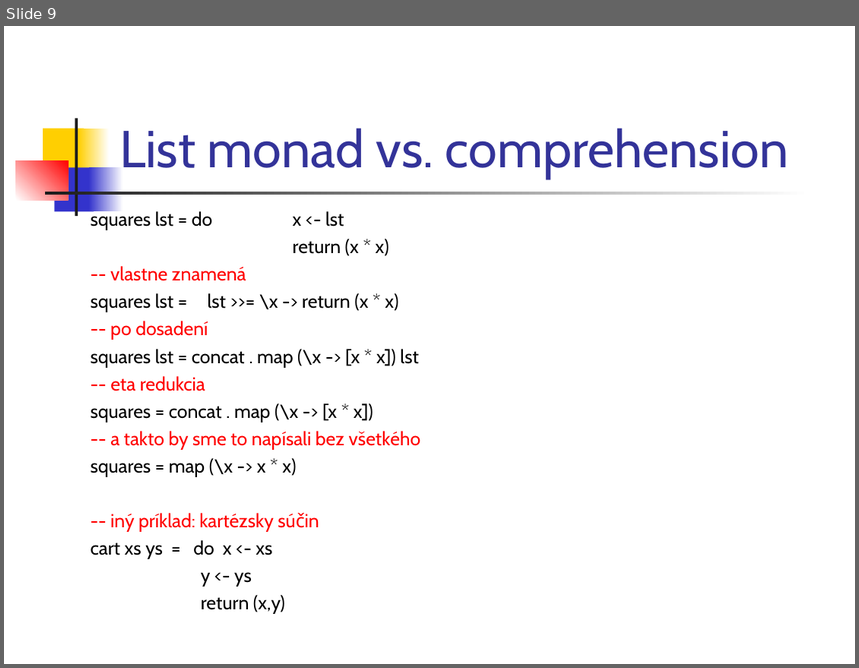
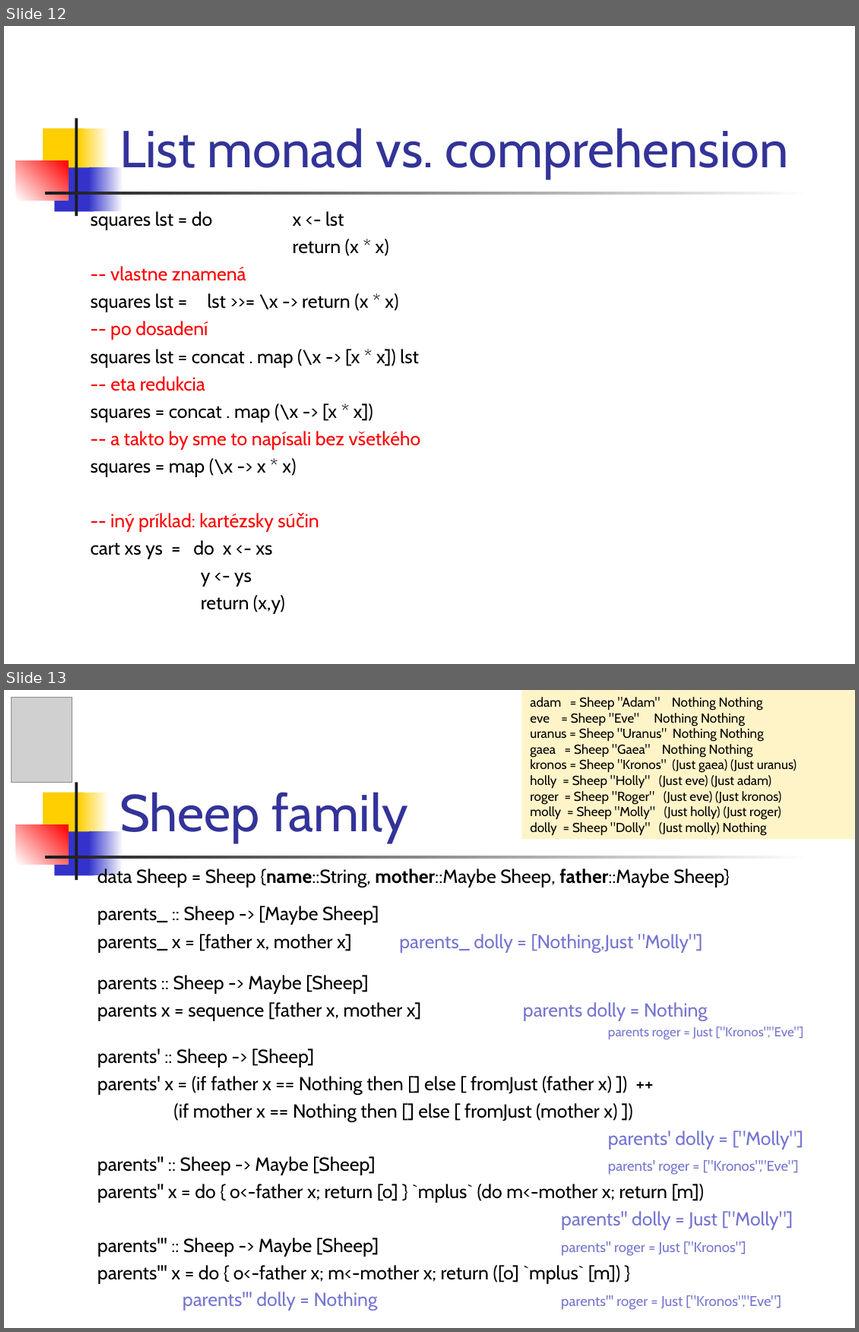
Before and after one commit to Funkcionalne/Prednasky, a slide deck: 12/12_fpro.ppt. Shown one above the other, each under a label of ours: slide 9 before the commit, slides 12 and 13 after it. The pictures are 859x668 and 859x1332 pixels, drawn with LibreOffice and Linux fonts; fonts in the diff are those of the drawing; grey boxes stand for pictures. Boxes give left, top, right and bottom in pixels: in the first picture for what was removed or moved away, otherwise in the second. Text is boxed around its words. In the diff, an @@ line names an element or a change of style, - is before the commit and + after.

```diff
--- a/12/12_fpro.ppt
+++ b/12/12_fpro.ppt
@@ slide 13 added at (4,690,855,1328), background #FFFFFF; not listed: 7 template elements that a slide beside it also shows @@
@@ picture added at (11,697,72,782) @@
@@ rectangle added at (522,690,855,839), fill #FFF4C8, 11 pt, text #000000 @@
+adam = Sheep "Adam" Nothing Nothing
+eve = Sheep "Eve" Nothing Nothing
+uranus = Sheep "Uranus" Nothing Nothing
+gaea = Sheep "Gaea" Nothing Nothing
+kronos = Sheep "Kronos" (Just gaea) (Just uranus)
+holly = Sheep "Holly" (Just eve) (Just adam)
+roger = Sheep "Roger" (Just eve) (Just kronos)
+molly = Sheep "Molly" (Just holly) (Just roger)
+dolly = Sheep "Dolly" (Just molly) Nothing
@@ title added at (120,792,408,843), 44 pt, text #333399 @@
+Sheep family
@@ text added at (97,867,804,1310), 16 pt, text #000000 @@
+data Sheep = Sheep {name::String, mother::Maybe Sheep, father::Maybe Sheep}
+parents_ :: Sheep -> [Maybe Sheep]
+parents_ x = [father x, mother x] parents_ dolly = [Nothing,Just "Molly"]
+parents :: Sheep -> Maybe [Sheep]
+parents x = sequence [father x, mother x] parents dolly = Nothing
+parents roger = Just ["Kronos","Eve"]
+parents' :: Sheep -> [Sheep]
+parents' x = (if father x == Nothing then [] else [ fromJust (father x) ]) ++
+(if mother x == Nothing then [] else [ fromJust (mother x) ])
+parents' dolly = ["Molly"]
+parents'' :: Sheep -> Maybe [Sheep] parents' roger = ["Kronos","Eve"]
+parents'' x = do { o<-father x; return [o] } `mplus` (do m<-mother x; return [m])
+parents'' dolly = Just ["Molly"]
+parents''' :: Sheep -> Maybe [Sheep] parents'' roger = Just ["Kronos"]
+parents''' x = do { o<-father x; m<-mother x; return ([o] `mplus` [m]) }
+parents''' dolly = Nothing parents''' roger = Just ["Kronos","Eve"]
@@ what was slide 9 is now slide 12 @@
```
Also in this commit, not shown: 12 slides changed, 7 other slides added, 9 other files.
